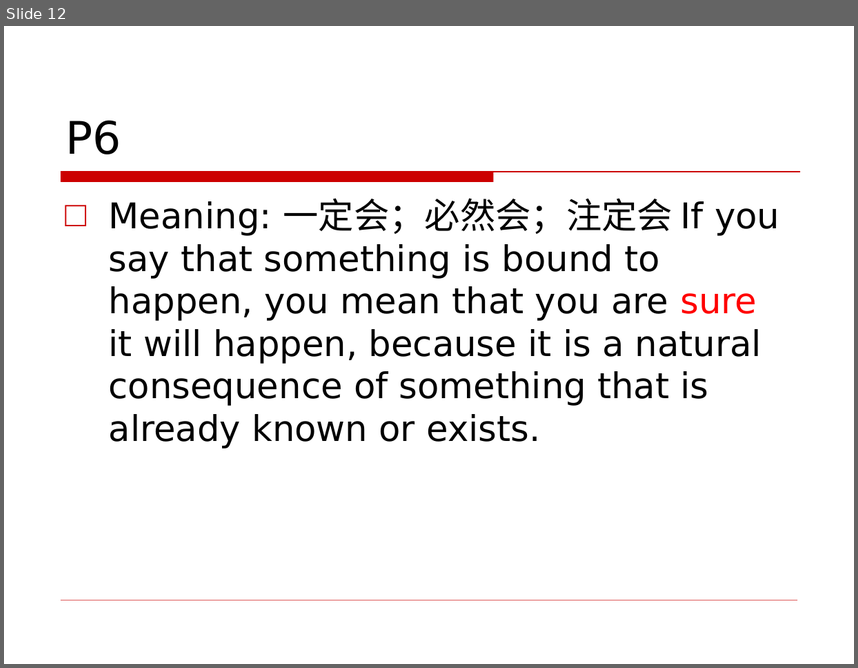
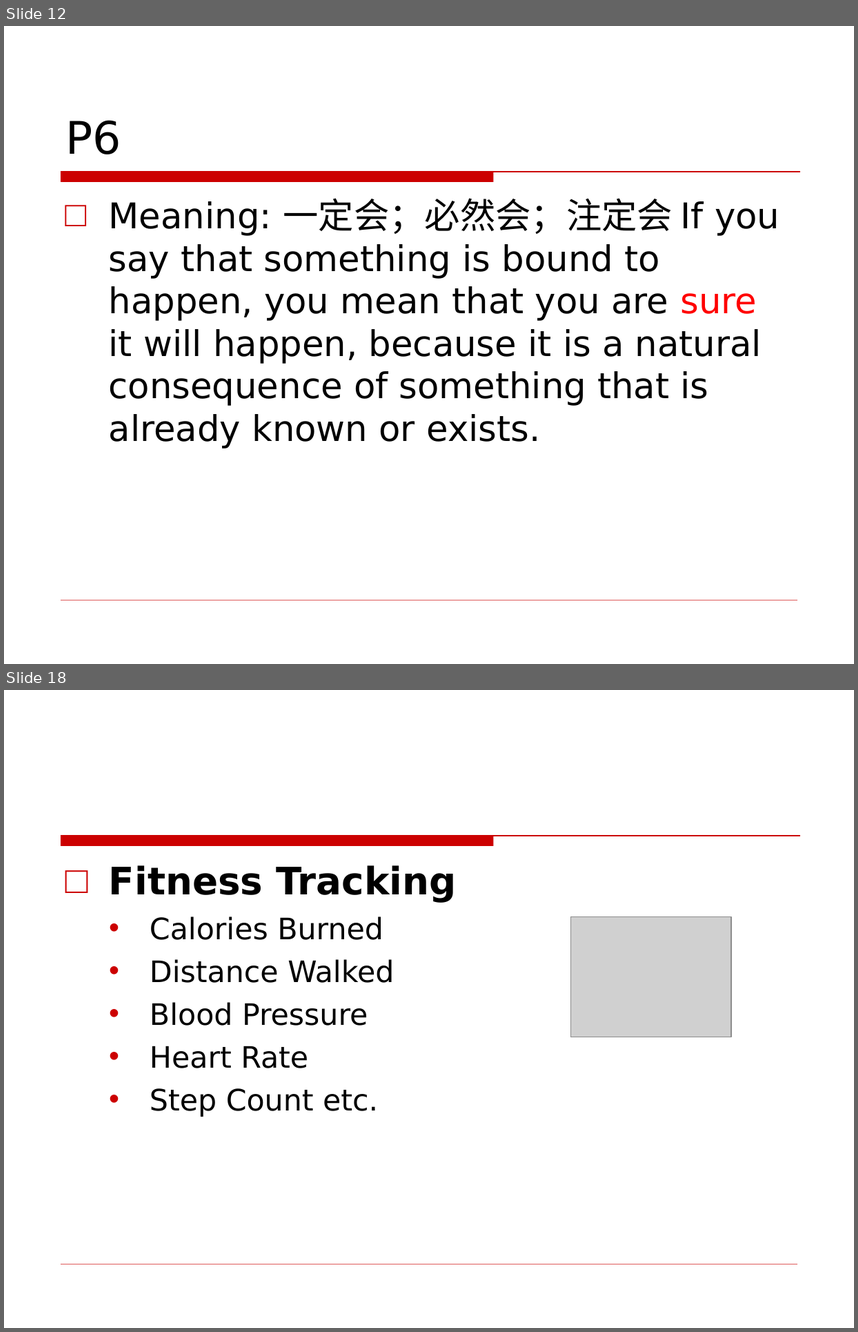
Before and after one commit to jxwb088047/Chapter_8_English, a slide deck: Chapter 8 English .ppt. Shown one above the other, each under a label of ours: slide 12 before the commit, slides 12 and 18 after it; the slides between them are not shown. The pictures are 858x668 and 858x1332 pixels, drawn with LibreOffice and Linux fonts; fonts in the diff are those of the drawing; grey boxes stand for pictures; background and template pictures are left out. Boxes give left, top, right and bottom in pixels: in the first picture for what was removed or moved away, otherwise in the second. Text is boxed around its words. In the diff, an @@ line names an element or a change of style, - is before the commit and + after.

```diff
--- a/Chapter 8 English .ppt
+++ b/Chapter 8 English .ppt
@@ slide 18 added at <box>4,690,854,1328</box>, background picture (left out); not listed: 2 template elements that a slide beside it also shows @@
@@ text added at <box>109,865,457,1116</box>, 25 pt, text #000000 @@
+□ Fitness Tracking
+  • Calories Burned
+  • Distance Walked
+  • Blood Pressure
+  • Heart Rate
+  • Step Count etc.
@@ picture added at <box>571,917,732,1037</box> @@
```
Also in this commit, not shown: 2 slides changed, 9 other slides added.
